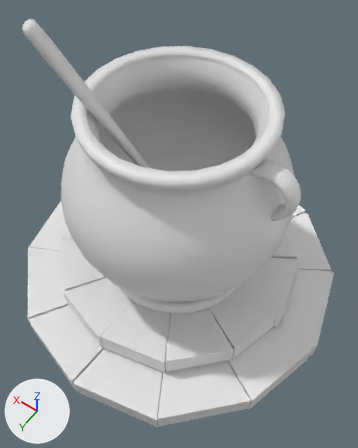
An edit to the FBX model Hazels/Assets/10_Meshes/FBX/FBX_Cauldron.fbx, drawn before and after from the same camera.
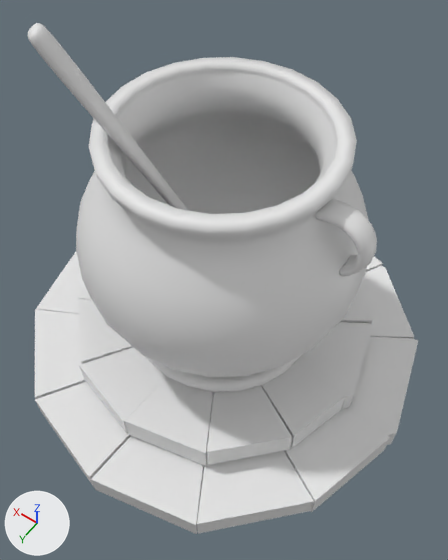
The first picture shows the older version from a 50 mm lens placed at (-0.79, 1.1, 2.116), pointed at (-0.084, 0.112, 0.563). The close-ups show the older and then the newer version on the part from 0% to 100% of the width and 0% to 100% of the height of that picture. Only the edits that show in the close-ups are written down. The lights are fixed; the arrows at lower left show +X, +Y and +Z. Where no turn or scale is listed for an object, it has been applied to the vertices.

The scene before the commit, as lines of its bpy script (objects in view):
```python
me_cube_011 = bpy.data.meshes.new('Cube.011')
me_cube_011.from_pydata(...)  # 8 vertices, 6 faces; spans x -0.182..0.14, y -0.14..0.186, z -0.053..0.057
me_cube_026 = bpy.data.meshes.new('Cube.026')
me_cube_026.from_pydata(...)  # 10 vertices, 7 faces; spans x -0.235..0.182, y -0.224..0.182, z -0.048..0.048
me_sphere_007 = bpy.data.meshes.new('Sphere.007')
me_sphere_007.from_pydata(...)  # 870 vertices, 876 faces; spans x -0.09..0.371, y -0.101..0.293, z -0.131..0.824
ob_cube_016 = bpy.data.objects.new('Cube.016', me_cube_011)
ob_cube_016.location = (-0.297, 0.301, 0.15)
ob_cube_030 = bpy.data.objects.new('Cube.030', me_cube_026)
ob_cube_030.location = (-0.396, -0.406, 0.051)
ob_spoon = bpy.data.objects.new('Spoon', me_sphere_007)
ob_spoon.location = (-0.004, -0.003, 0.525)
# also in view: 'Cube.015' at (-0.141, 0.414, 0.15); 'Cube.026' at (-0.186, 0.563, 0.05); 'Cube.035' at (0.556, 0.186, 0.05); 'Cube.036' at (0.436, 0.436, 0.051); 'Cube.028' at (-0.556, 0.204, 0.052)
```
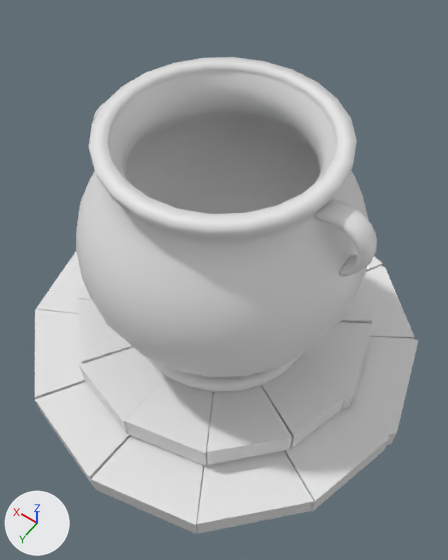
What differs and where, as boxes (x1, y1, x2, y2) in the close-ups (448 x 560 px):
```json
{"object": "Spoon", "change": "deleted", "before": [28, 23, 187, 210]}
```

Edits to the scene script, one JSON object a line:
```json
{"op": "remove", "block": "ob_spoon", "code": ["ob_spoon = bpy.data.objects.new('Spoon', me_sphere_007)", "ob_spoon.location = (-0.004, -0.003, 0.525)"]}
```
